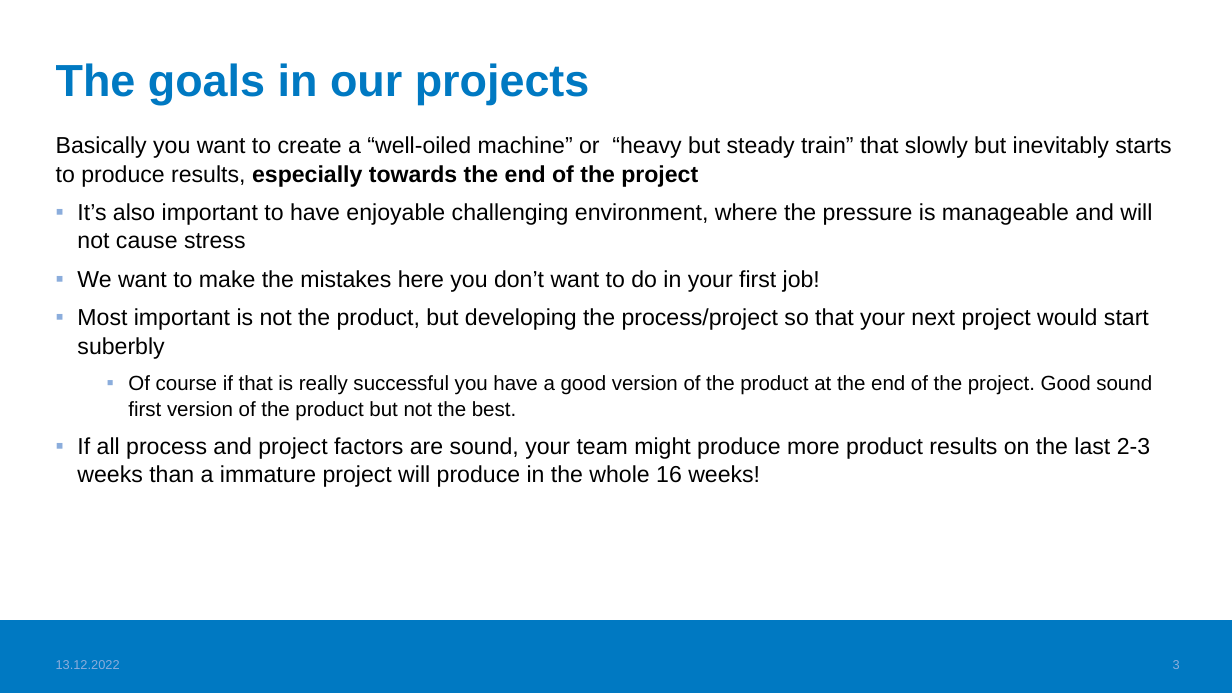
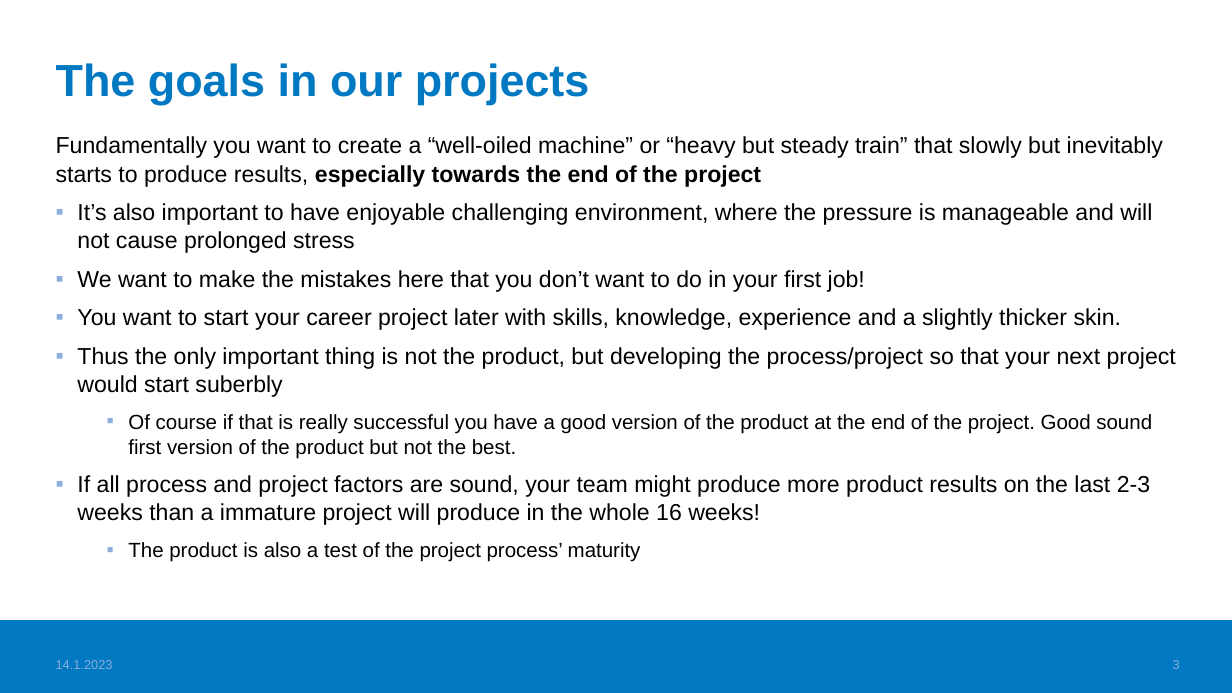
Before and after one commit to haagahelia/ohke-teknologiat, a slide deck: slide 3 of 06_ohjelmistoarkkitehtuurit_ja_patternit/SoftwareProjects_LessonsLearned.pptx. Drawn at 1232x693 pixels with LibreOffice and Linux fonts; fonts in the diff are those of the drawing; background and template pictures are left out. Boxes give left, top, right and bottom in pixels: in the first picture for what was removed or moved away, otherwise in the second. Text is boxed around its words. In the diff, an @@ line names an element or a change of style, - is before the commit and + after.

Commit message:
Project lessons learned edited for explanations etc.

```diff
--- a/06_ohjelmistoarkkitehtuurit_ja_patternit/SoftwareProjects_LessonsLearned.pptx
+++ b/06_ohjelmistoarkkitehtuurit_ja_patternit/SoftwareProjects_LessonsLearned.pptx
@@ text at (56,136,1176,397): text changed @@
-Basically you want to create a “well-oiled machine” or “heavy but steady train” that slowly but inevitably starts to produce results, especially towards the end of the project
-▪ It’s also important to have enjoyable challenging environment, where the pressure is manageable and will not cause stress
-▪ We want to make the mistakes here you don’t want to do in your first job!
-▪ Most important is not the product, but developing the process/project so that your next project would start suberbly
+Fundamentally you want to create a “well-oiled machine” or “heavy but steady train” that slowly but inevitably starts to produce results, especially towards the end of the project
+▪ It’s also important to have enjoyable challenging environment, where the pressure is manageable and will not cause prolonged stress
+▪ We want to make the mistakes here that you don’t want to do in your first job!
+▪ You want to start your career project later with skills, knowledge, experience and a slightly thicker skin.
+▪ Thus the only important thing is not the product, but developing the process/project so that your next project would start suberbly
@@ text at (128,542,641,562): paragraph added @@
+  ▪ The product is also a test of the project process’ maturity
@@ text at (56,660,113,669): text changed @@
-13.12.2022
+14.1.2023
```
Also in this commit, not shown: 8 other slides changed, 1 other file.
